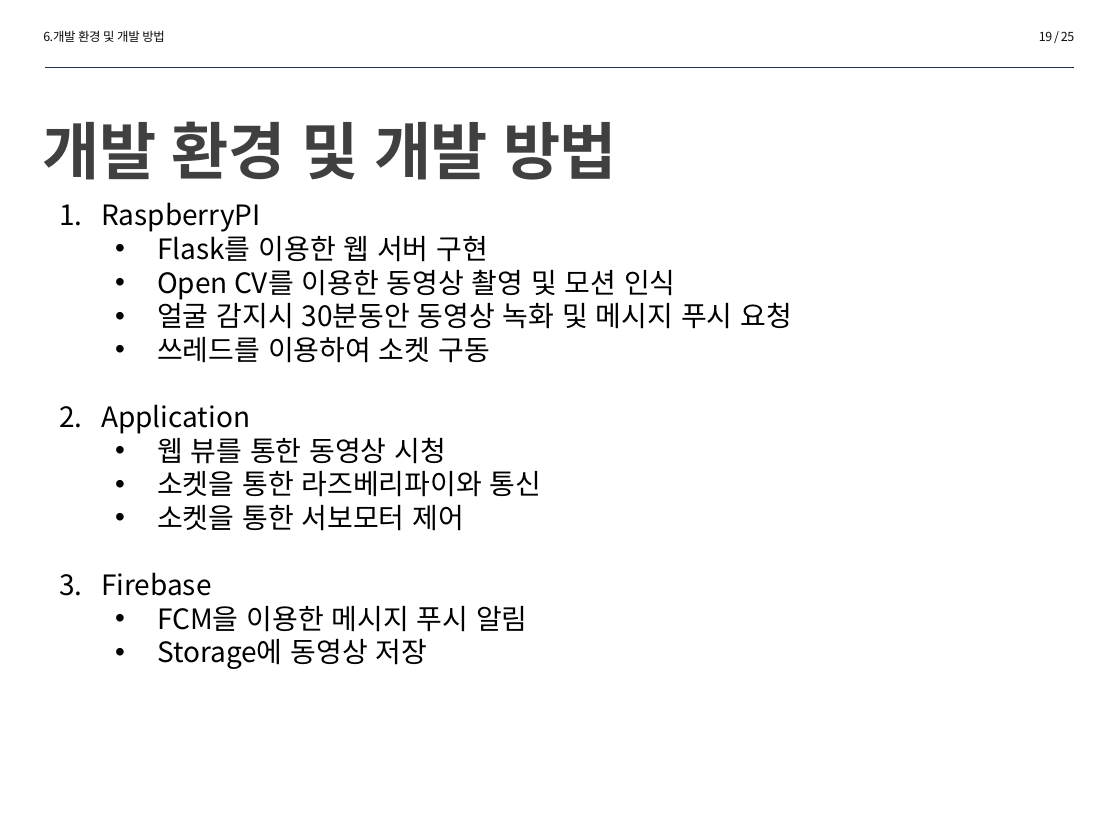
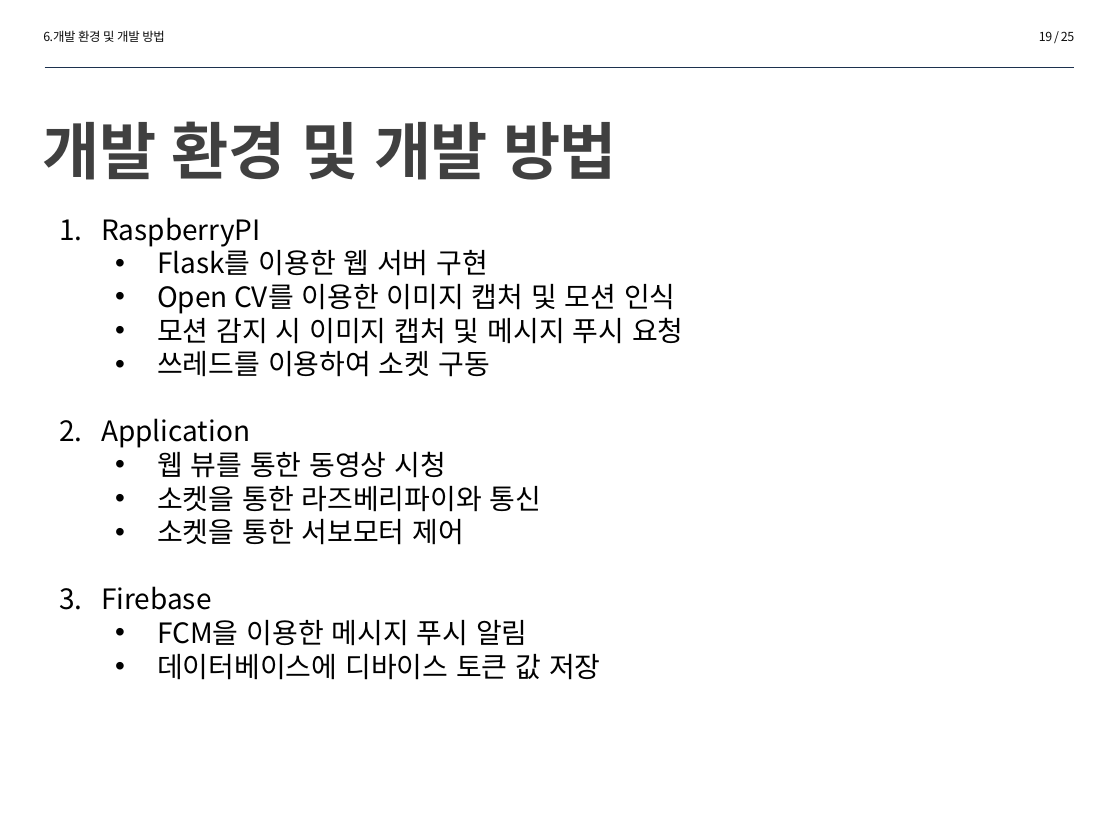
Before and after one commit to dlalscjf94/MinjeongLee, a slide deck: slide 19 of 설계서4-10(이민철,민준호,정재훈).pptx. Drawn at 1120x840 pixels with LibreOffice and Linux fonts; fonts in the diff are those of the drawing. Boxes give left, top, right and bottom in pixels: in the first picture for what was removed or moved away, otherwise in the second. Text is boxed around its words. In the diff, an @@ line names an element or a change of style, - is before the commit and + after.

```diff
--- a/설계서4-10(이민철,민준호,정재훈).pptx
+++ b/설계서4-10(이민철,민준호,정재훈).pptx
@@ text "RaspberryPI": place and size @@
-text "RaspberryPI" at [101,202,792,669]
+text "RaspberryPI" at [101,217,684,680]
@@ text at [157,284,684,344]: text changed @@
-  • Open CV를 이용한 동영상 촬영 및 모션 인식
-  • 얼굴 감지시 30분동안 동영상 녹화 및 메시지 푸시 요청
+  • Open CV를 이용한 이미지 캡처 및 모션 인식
+  • 모션 감지 시 이미지 캡처 및 메시지 푸시 요청
@@ text at [157,654,601,680]: text changed @@
-  • Storage에 동영상 저장
+  • 데이터베이스에 디바이스 토큰 값 저장
```
Also in this commit, not shown: 6 other slides changed, 7 slides added, 7 slides removed, 5 other files.
